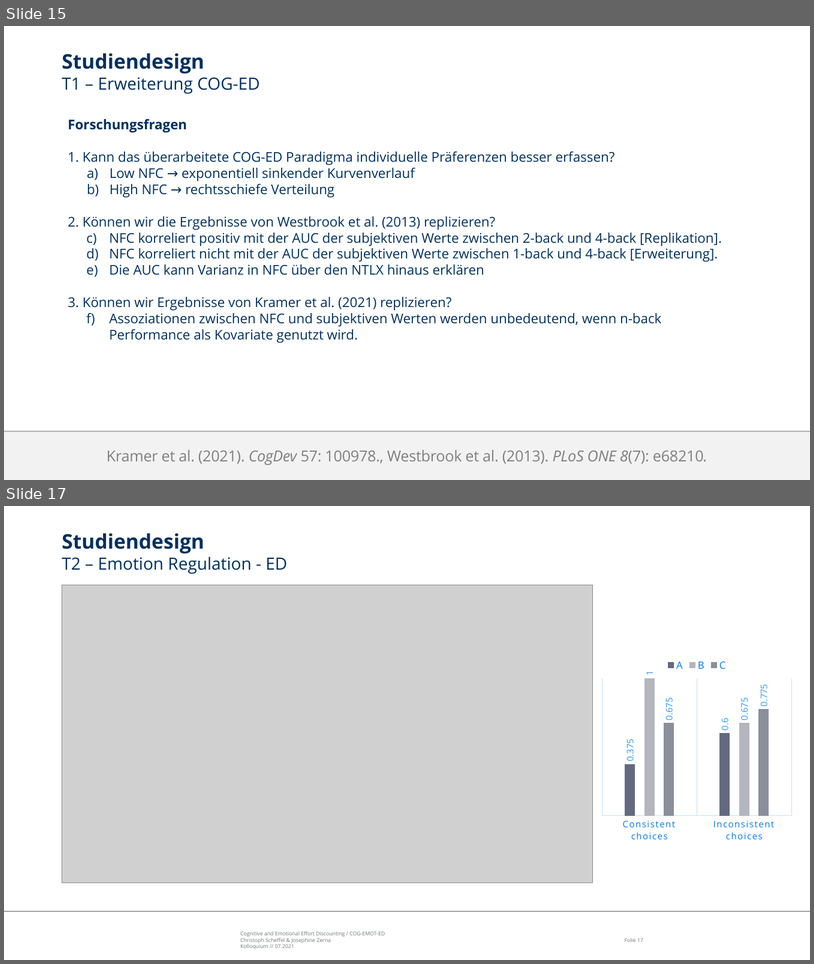
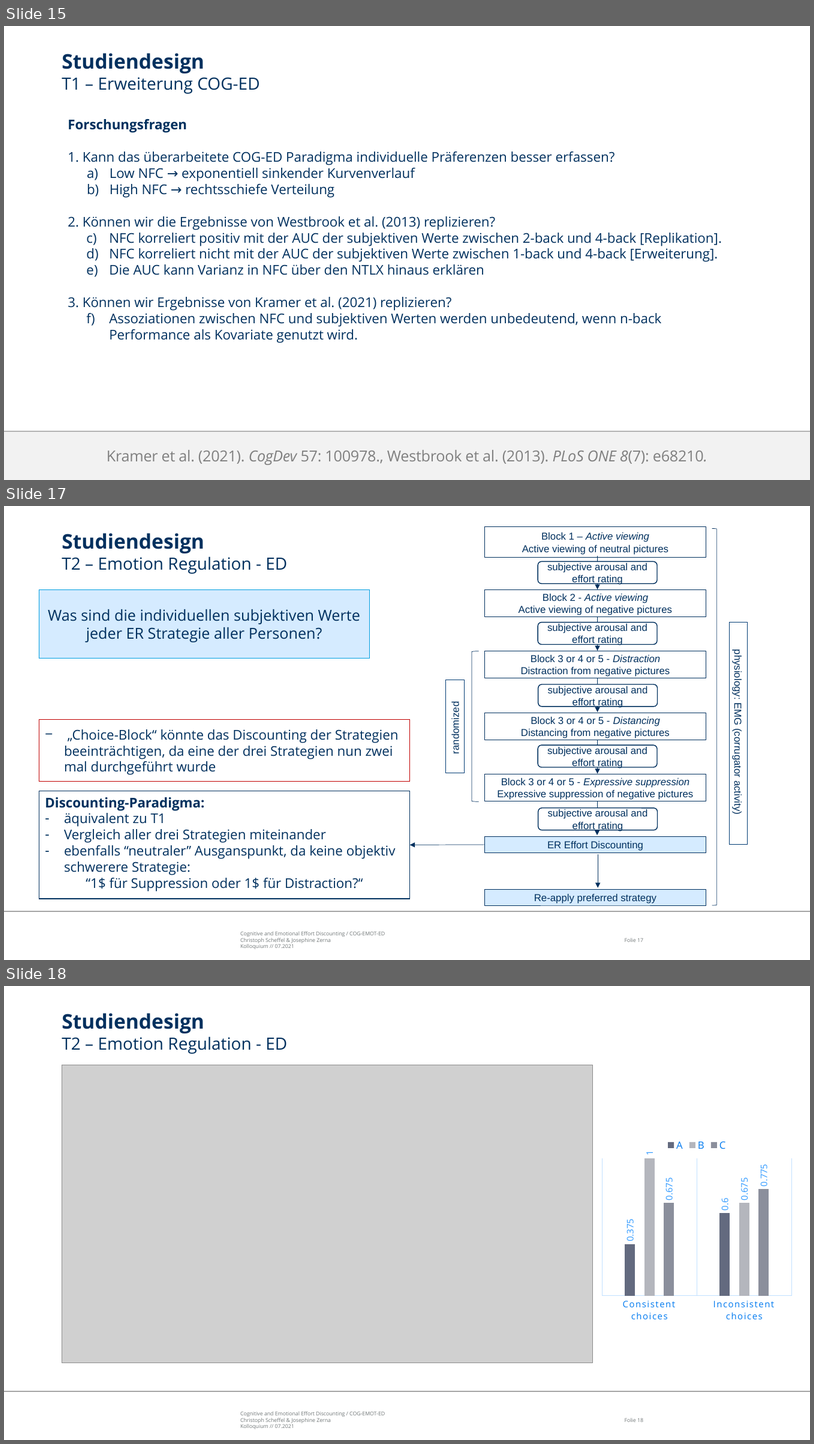
Before and after one commit to ChScheffel/CAD, a slide deck: 99_Thinktank/Talks/21-07-06_Kolloquium/Kolloquium_COG-ER-ED.pptx. Shown one above the other, each under a label of ours: slides 15 and 17 before the commit, slides 15, 17 and 18 after it; the slides between them are not shown. The pictures are 814x964 and 814x1444 pixels, drawn with LibreOffice and Linux fonts; fonts in the diff are those of the drawing; grey boxes stand for pictures; background and template pictures are left out. Boxes give left, top, right and bottom in pixels: in the first picture for what was removed or moved away, otherwise in the second. Text is boxed around its words. In the diff, an @@ line names an element or a change of style, - is before the commit and + after.

```diff
--- a/99_Thinktank/Talks/21-07-06_Kolloquium/Kolloquium_COG-ER-ED.pptx
+++ b/99_Thinktank/Talks/21-07-06_Kolloquium/Kolloquium_COG-ER-ED.pptx
@@ slide 17 added at (x1=4, y1=506, x2=810, y2=960), background #FFFFFF; not listed: 3 template elements that a slide beside it also shows @@
@@ title added at (x1=62, y1=533, x2=287, y2=574), 20 pt, text #00305E @@
+Studiendesign
+T2 – Emotion Regulation - ED
@@ left bracket added at (x1=713, y1=528, x2=717, y2=905), outline #00305E 0.5 pt @@
@@ rectangle added at (x1=39, y1=589, x2=370, y2=658), fill #D5EBFF, outline #009EE0 0.5 pt, 18 pt, text #00305E @@
+Was sind die individuellen subjektiven Werte jeder ER Strategie aller Personen?
@@ rectangle added at (x1=729, y1=622, x2=748, y2=844), fill #FFFFFF, outline #003B73 0.75 pt, 12 pt, text #00305E @@
+physiology: EMG (corrugator activity)
@@ group added at (x1=446, y1=527, x2=707, y2=905): 8 rectangles, 6 arrows, 5 rounded rectangles, 1 left bracket @@
+Block 1 – Active viewing
+Active viewing of neutral pictures
+Block 2 - Active viewing
+Active viewing of negative pictures
+Block 3 or 4 or 5 - Distraction
+Distraction from negative pictures
+Block 3 or 4 or 5 - Distancing
+Distancing from negative pictures
+randomized
+subjective arousal and effort rating
+Block 3 or 4 or 5 - Expressive suppression
+Expressive suppression of negative pictures
+subjective arousal and effort rating
+subjective arousal and effort rating
+subjective arousal and effort rating
+subjective arousal and effort rating
+ER Effort Discounting
+Re-apply preferred strategy
@@ rectangle added at (x1=39, y1=720, x2=410, y2=781), fill #FFFFFF, outline #C00000 1 pt, 16 pt, text #00305E @@
+− „Choice-Block“ könnte das Discounting der Strategien beeinträchtigen, da eine der drei Strategien nun zwei mal durchgeführt wurde
@@ rectangle added at (x1=39, y1=791, x2=410, y2=898), outline #00305E 1 pt, 16 pt, text #00305E @@
+Discounting-Paradigma:
+– äquivalent zu T1
+– Vergleich aller drei Strategien miteinander
+– ebenfalls “neutraler” Ausganspunkt, da keine objektiv schwerere Strategie:
+“1$ für Suppression oder 1$ für Distraction?“
@@ arrow added from (485, 844) to (410, 845), #00305E 0.5 pt @@
@@ what was slide 17 is now slide 18 @@
@@ page number at (x1=625, y1=1417, x2=644, y2=1422): text changed @@
-Folie 17
+Folie 18
```
Also in this commit, not shown: 3 slides changed.
